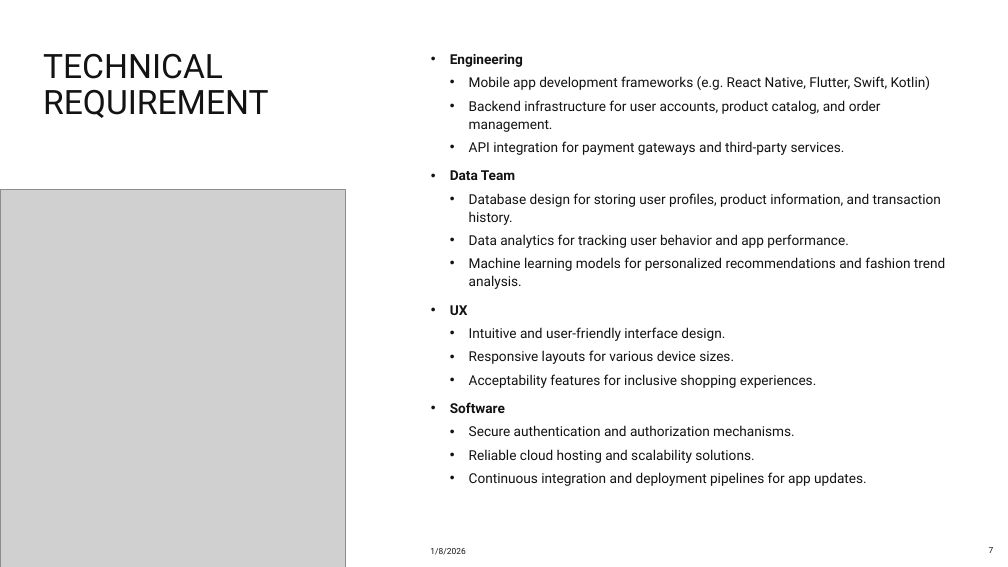
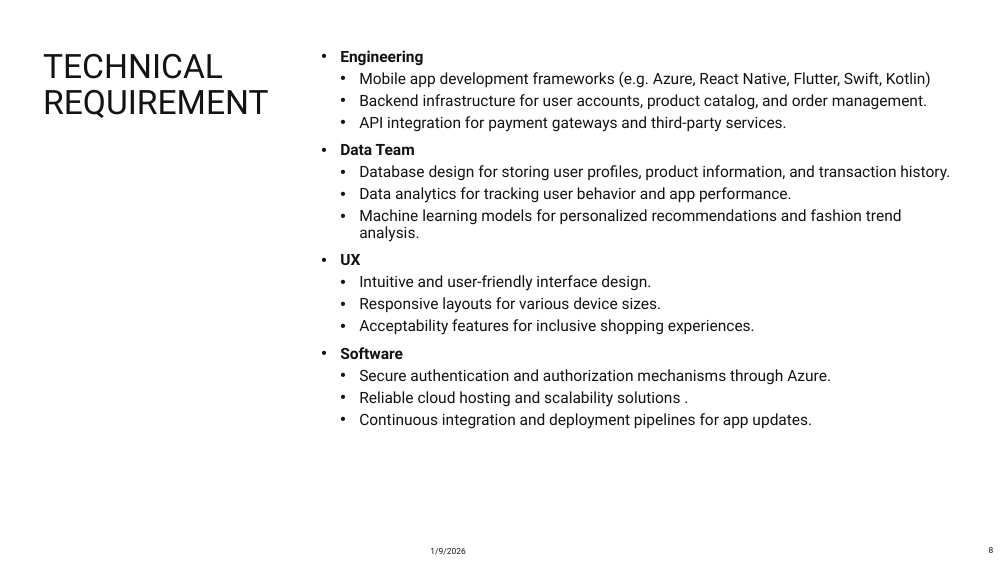
Before and after one commit to pajeeokoth/fashion-insta, a slide deck: slide 8 of Fashion-insta.pptx (slide 7 before the commit). Drawn at 1008x567 pixels with LibreOffice and Linux fonts; fonts in the diff are those of the drawing; grey boxes stand for pictures. Boxes give left, top, right and bottom in pixels: in the first picture for what was removed or moved away, otherwise in the second. Text is boxed around its words. In the diff, an @@ line names an element or a change of style, - is before the commit and + after.

```diff
--- a/Fashion-insta.pptx
+++ b/Fashion-insta.pptx
@@ text "Engineering": place and size @@
-text "Engineering" at box(450, 54, 945, 486)
+text "Engineering" at box(340, 50, 950, 429)
@@ text at box(340, 50, 950, 429): size 13 to 14.8 pt in "Engineering", "Backend infrastructure for user accounts, product catalog, ...", "API integration for payment gateways and third-party ...", "Data Team" and 9 more places; line spacing 1.1 to 0.9 @@
@@ text at box(359, 72, 931, 88): text changed; size 13 to 14.8 pt @@
-  • Mobile app development frameworks (e.g. React Native, Flutter, Swift, Kotlin)
+  • Mobile app development frameworks (e.g. Azure, React Native, Flutter, Swift, Kotlin)
@@ picture removed at box(0, 190, 346, 567) @@
@@ text at box(359, 369, 831, 407): text changed; size 13 to 14.8 pt @@
-  • Secure authentication and authorization mechanisms.
-  • Reliable cloud hosting and scalability solutions.
+  • Secure authentication and authorization mechanisms through Azure.
+  • Reliable cloud hosting and scalability solutions .
@@ page number at box(989, 547, 994, 553): text changed @@
-7
+8
```
Also in this commit, not shown: 16 other slides changed, 8 slides added, 2 slides removed, 2 other files.
